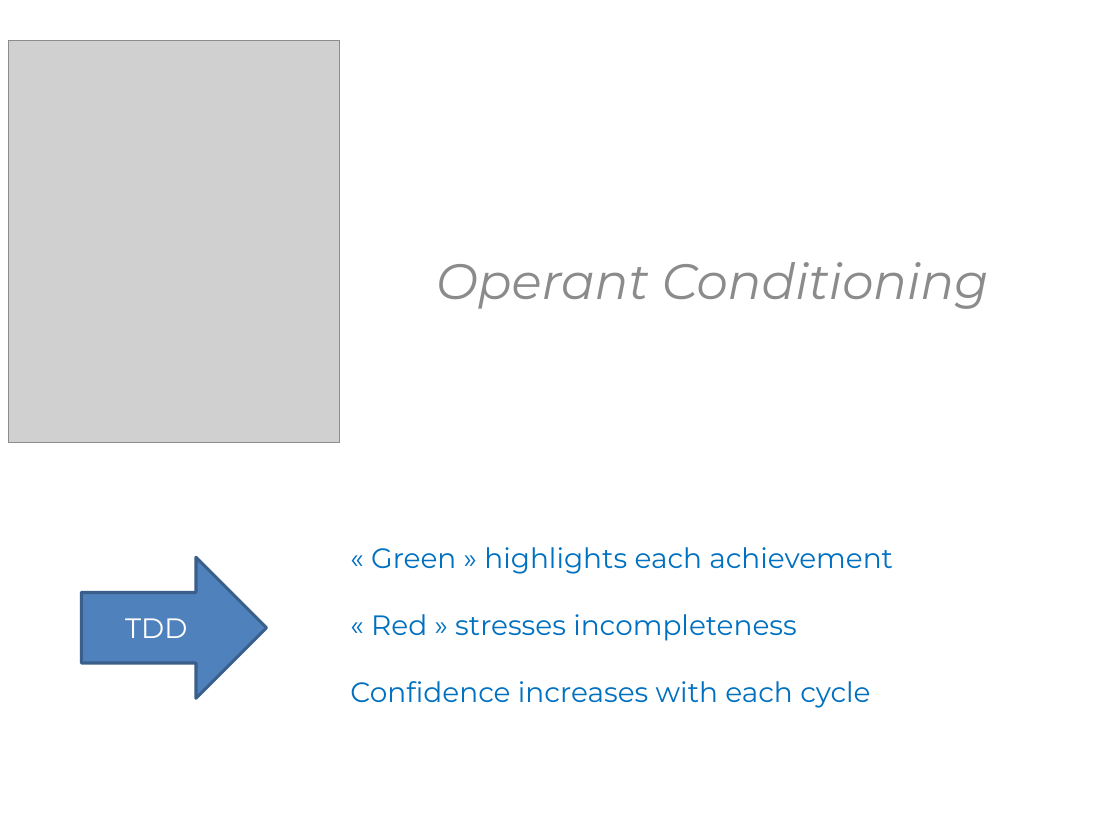
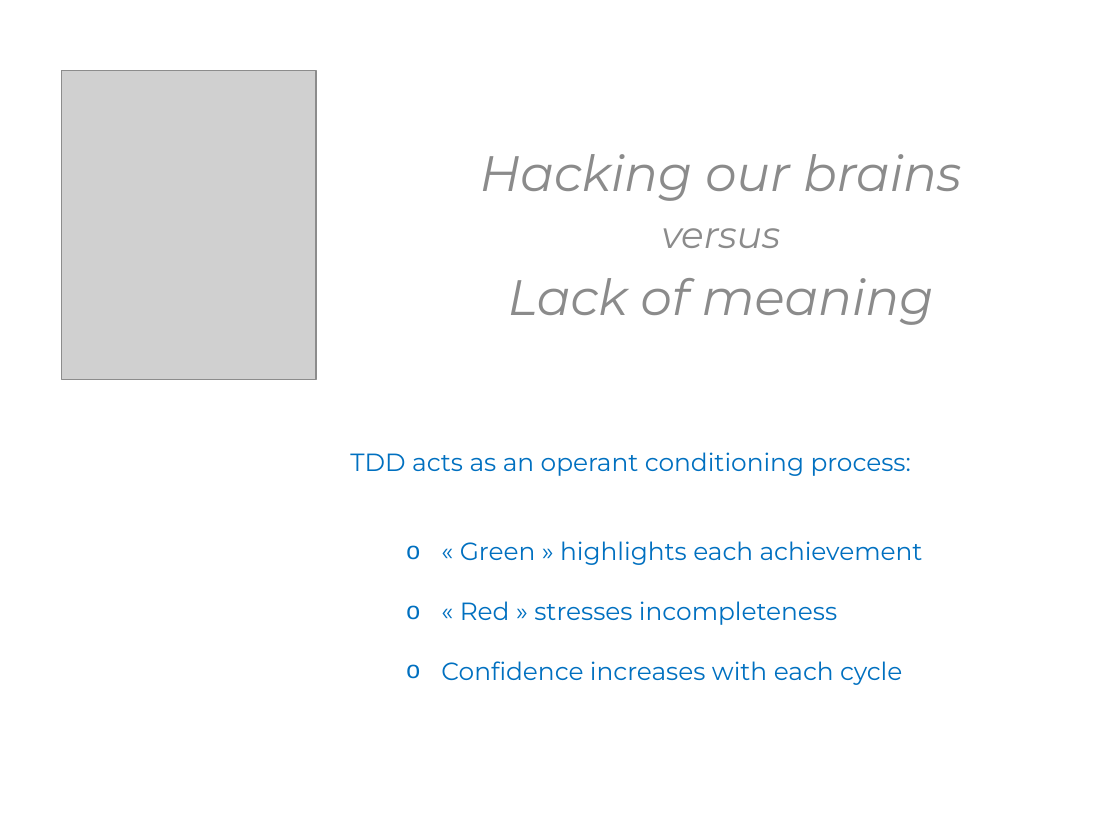
Before and after one commit to KhrisFernandez/tdd, a slide deck: slide 36 of initiation/resources/TDD - Initiation - EN.pptx (slide 22 before the commit). Drawn at 1120x840 pixels with LibreOffice and Linux fonts; fonts in the diff are those of the drawing; grey boxes stand for pictures. Boxes give left, top, right and bottom in pixels: in the first picture for what was removed or moved away, otherwise in the second. Text is boxed around its words. In the diff, an @@ line names an element or a change of style, - is before the commit and + after.

```diff
--- a/initiation/resources/TDD - Initiation - EN.pptx
+++ b/initiation/resources/TDD - Initiation - EN.pptx
@@ picture: place and size @@
-picture at <box>8,40,339,442</box>
+picture at <box>62,71,316,380</box>
@@ text added at <box>480,154,961,325</box>, 32 pt, text #8B8B8B, italic @@
+Hacking our brains
+versus
+Lack of meaning
@@ text removed at <box>436,262,989,309</box> @@
-Operant Conditioning
@@ text "TDD acts as an operant ...": place and size @@
-text "TDD acts as an operant ..." at <box>350,547,893,708</box>
+text "TDD acts as an operant ..." at <box>350,452,923,685</box>
@@ text at <box>350,452,911,476</box>: paragraph added @@
+TDD acts as an operant conditioning process:
@@ right arrow removed at <box>82,558,267,699</box> @@
-TDD
@@ text at <box>441,541,923,685</box>: size 18 to 16 pt in "« Green » highlights each achievement", "« Red » stresses incompleteness", "Confidence increases with each cycle"; bullet none to o; list level 1 to 2 in "« Green » highlights each ..."; list level 1 to 2 in "« Red » stresses incompleteness"; list level 1 to 2 in "Confidence increases with each cycle" @@
```
Also in this commit, not shown: 43 other slides changed, 14 slides added, 9 slides removed, 1 other file.
